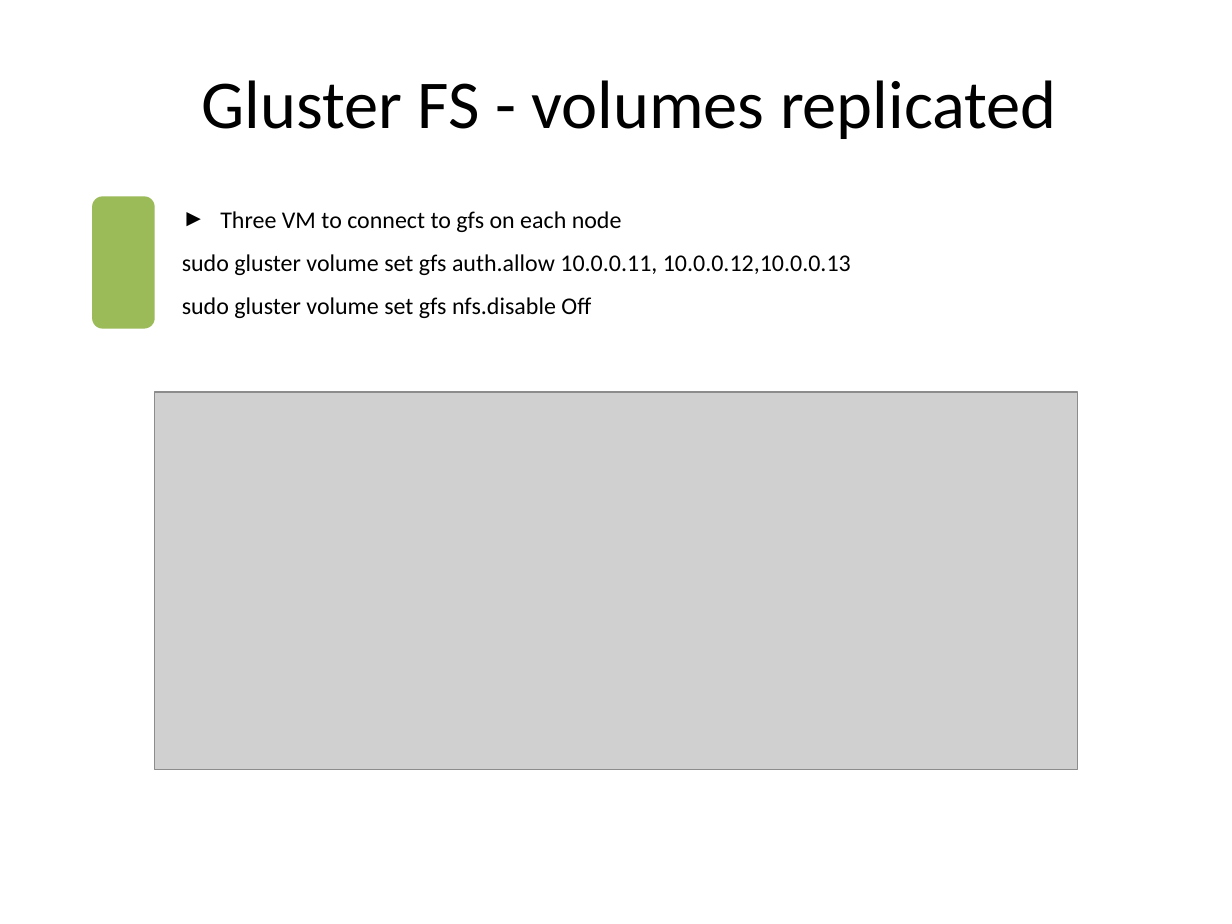
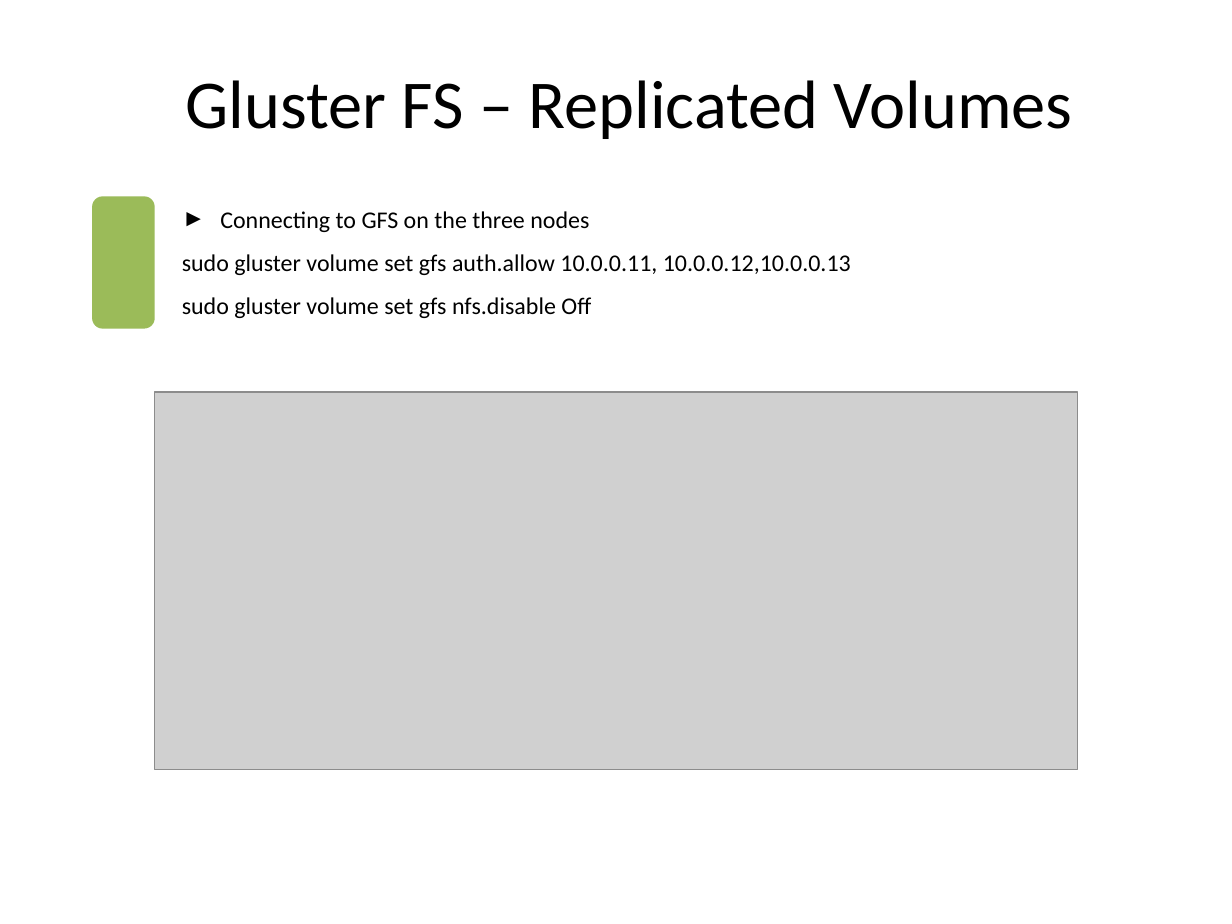
Before and after one commit to sahityacodes/VirtualizationCloudComputingProject, a slide deck: slide 20 of VCC.pptx. Drawn at 1232x924 pixels with LibreOffice and Linux fonts; fonts in the diff are those of the drawing; grey boxes stand for pictures. Boxes give left, top, right and bottom in pixels: in the first picture for what was removed or moved away, otherwise in the second. Text is boxed around its words. In the diff, an @@ line names an element or a change of style, - is before the commit and + after.

```diff
--- a/VCC.pptx
+++ b/VCC.pptx
@@ text at <box>186,80,1073,139</box>: text changed @@
-Gluster FS - volumes replicated
+Gluster FS – Replicated Volumes
@@ text at <box>220,211,589,232</box>: text changed @@
-► Three VM to connect to gfs on each node
+► Connecting to GFS on the three nodes
```
Also in this commit, not shown: 20 other slides changed, 1 slide added.
